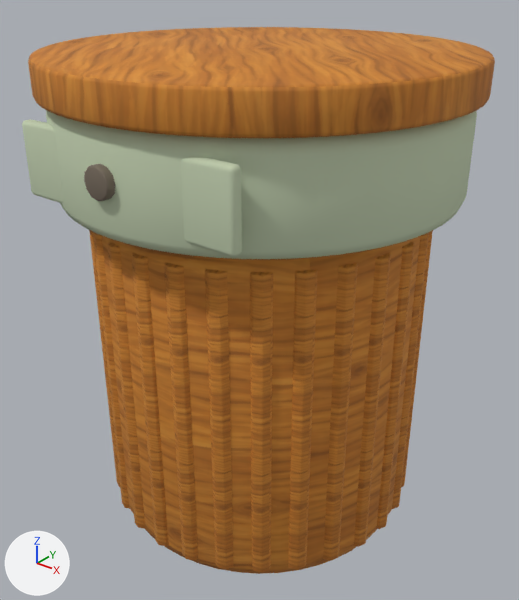
An edit to the glTF model public/models/furniture/pedestal-nightstand.glb, drawn before and after from the same camera.
Camera for both pictures: a 50 mm lens placed at (0.484, -0.607, 0.639), pointed at (0.001, -0.005, 0.266). Arrows for +X, +Y and +Z are at lower left; the lights stay in place. The older version comes first. Vertices at exactly the same position are counted once.

In view in the first picture: 'pedestal-nightstand'.
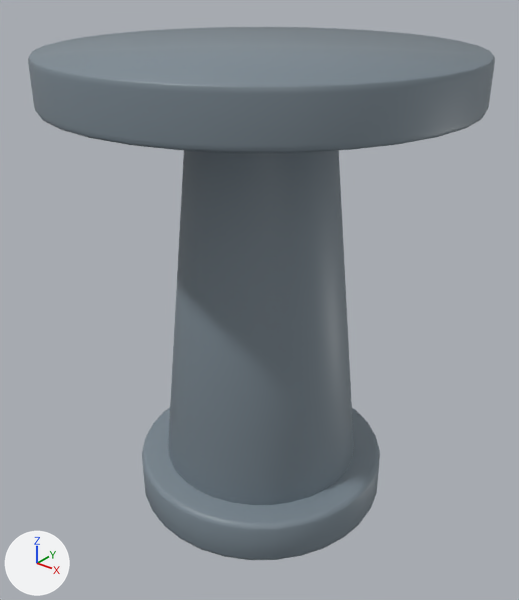
Pixel boxes (x1, y1, x2, y2) of what changed, in the pictures (519 x 600 px):
'pedestal-nightstand', recoloured, surface changed, reshaped (orange to grey): before (22, 27, 495, 574); after (28, 27, 495, 560)
part 1 of me_cone_293, rebuilt (13% taller): before (28, 27, 495, 138); after (28, 27, 495, 153)
part 2 of me_cone_293, rebuilt (41% narrower): before (102, 236, 420, 574); after (168, 150, 354, 505)
part 3 of me_cone_293, added: after (142, 407, 380, 560)
part 4 of me_cone_293, deleted: before (22, 110, 477, 573)

The change in detail:
In material 'wood-honey-textured' (mat_wood_honey_textured), texture is no longer img_handpainted_honey_oak.
In material 'wood-honey-textured' (mat_wood_honey_textured), base_color is now set to (0.2, 0.25, 0.29), grey #7c8993.
In material 'wood-honey-textured' (mat_wood_honey_textured), roughness goes from 0.82 to 0.47.
Material 'variant-surface' (mat_variant_surface) changes colour from pale green #c5d3b3 to grey #7c8993; in linear values from (0.56, 0.65, 0.45) to (0.2, 0.25, 0.29).
me_cone_293 is used by ob_pedestal_nightstand; location (0.0, 0.0, 0.0).
me_cone_293 had 4392 vertices, 8652 faces and spanned x -0.23..0.23, y -0.23..0.23, z 0.0..0.55.
me_cone_293 now has 576 vertices, 1140 faces and spans x -0.23..0.23, y -0.23..0.23, z 0.0..0.55.
me_cone_293 part 1: the loose piece of 384 vertices spanning x -0.23..0.23, y -0.23..0.23, z 0.51..0.55 is rebuilt with 192 vertices and now spans x -0.23..0.23, y -0.23..0.23, z 0.499..0.55, in mat_variant_surface (grey #7c8993).
me_cone_293 part 2: the loose piece of 288 vertices spanning x -0.185..0.185, y -0.185..0.185, z 0.0..0.4 is rebuilt with 192 vertices and now spans x -0.123..0.123, y -0.123..0.123, z 0.033..0.489.
me_cone_293 part 3: a new loose piece of 192 vertices spanning x -0.156..0.156, y -0.156..0.156, z 0.0..0.056, in mat_wood_honey_textured (grey #7c8993).
me_cone_293 part 4: 31 loose pieces with 3720 vertices, spanning x -0.22..0.22, y -0.228..0.22, z 0.02..0.508, are deleted.
me_cone_293 no longer uses material mat_aged_bronze (brown #7c6f61).
